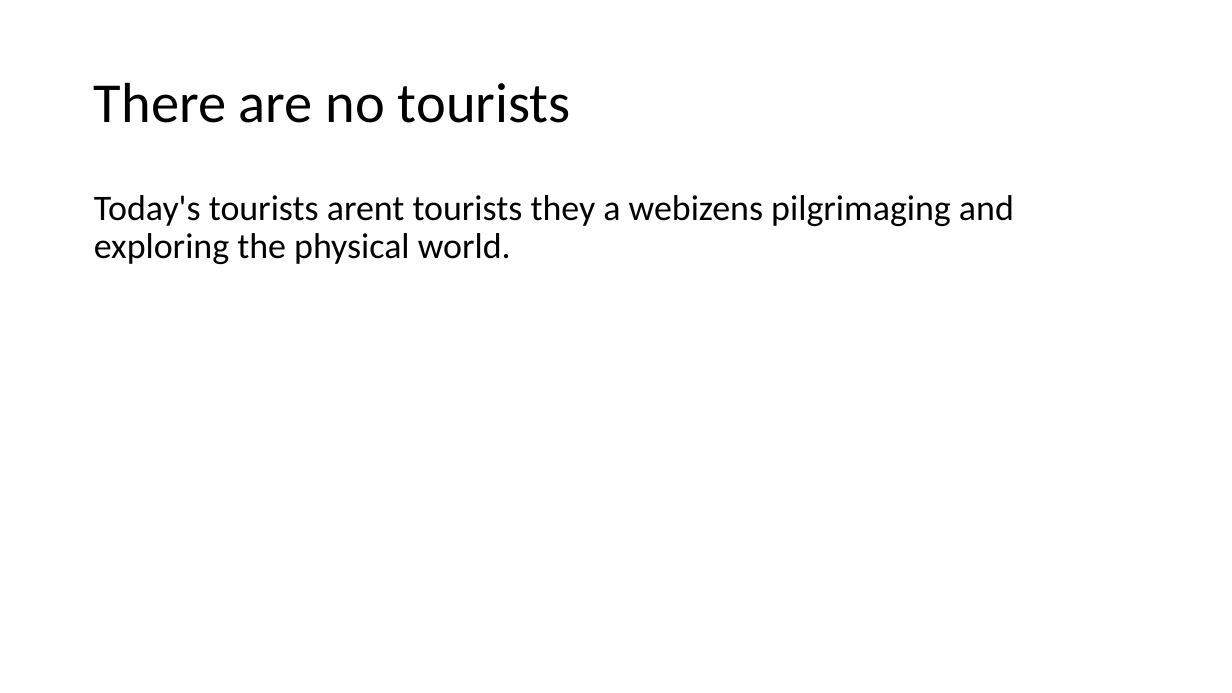
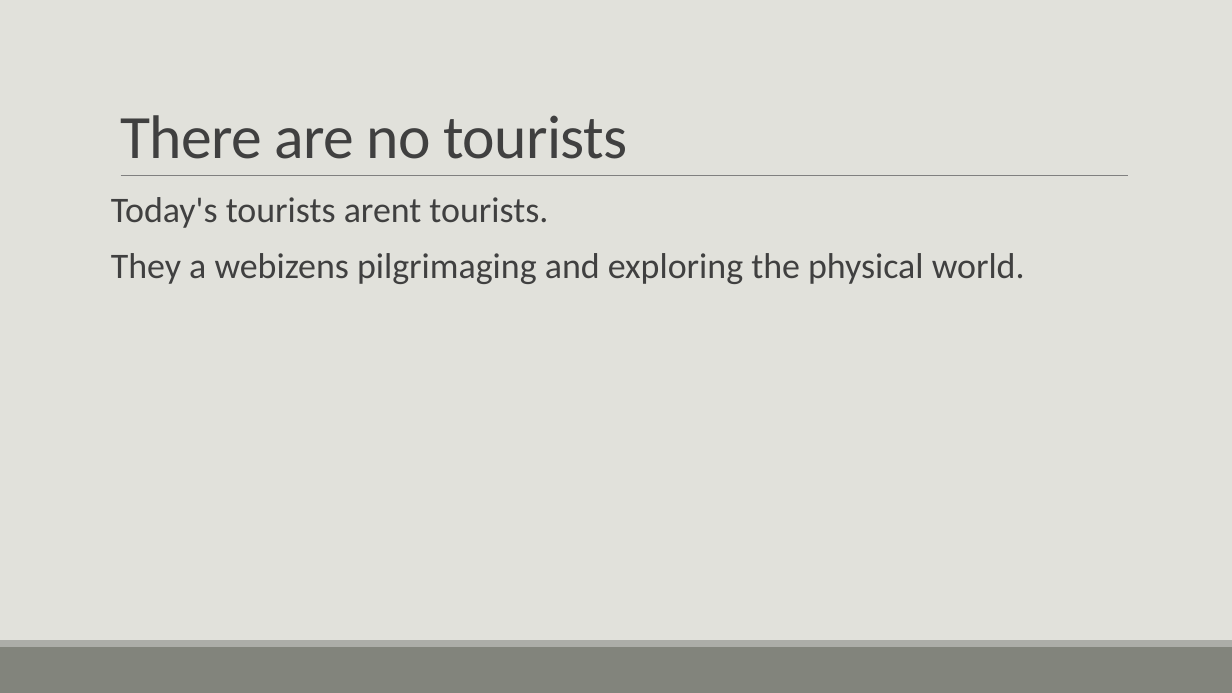
Before and after one commit to smart-arosa/smart-arosa, a slide deck: slide 2 of beacon.pptx. Drawn at 1232x693 pixels with LibreOffice and Linux fonts; fonts in the diff are those of the drawing. Boxes give left, top, right and bottom in pixels: in the first picture for what was removed or moved away, otherwise in the second. Text is boxed around its words. In the diff, an @@ line names an element or a change of style, - is before the commit and + after.

```diff
--- a/beacon.pptx
+++ b/beacon.pptx
@@ background #FFFFFF to #E1E1DB @@
@@ title "There are no tourists": place and size @@
-title "There are no tourists" at [94,82,571,123]
+title "There are no tourists" at [120,115,627,159]
@@ title "There are no tourists" at [120,115,627,159]: size 44 to 48 pt, text colour #000000 to #404040, letter spacing 0 to -0.5 pt; line spacing 0.9 to 0.85; vertical alignment middle to bottom @@
@@ line added from (121, 176) to (1128, 176), #808080 0.5 pt @@
@@ text at [111,197,1025,284]: text changed; text colour #000000 to #404040 @@
-Today's tourists arent tourists they a webizens pilgrimaging and exploring the physical world.
+Today's tourists arent tourists.
+They a webizens pilgrimaging and exploring the physical world.
@@ rectangle added at [0,647,1232,693], fill #82847C @@
@@ rectangle added at [0,640,1232,647], fill #ACADA8 @@
```
Also in this commit, not shown: 7 other slides changed, 3 slides added, 6 slides removed.
